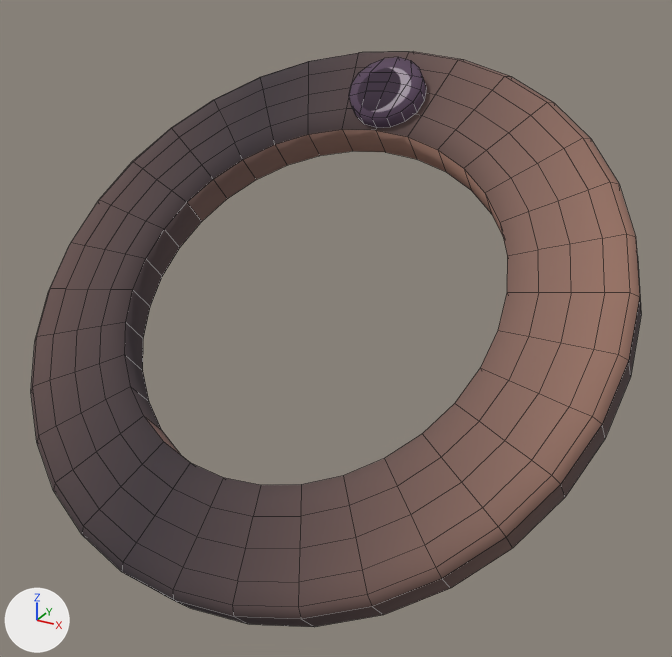
Two versions of the FBX model Assets/Imports/Schijf1.fbx, one commit apart.
The view is the same before and after, from a camera (50 mm lens) standing at (-0.976, -1.572, 2.15) and looking at (-1.853, 0.021, 1.354). Lighting does not change. The marker at lower left points along +X, +Y and +Z. Mesh edges are drawn as thin lines.

The older version as bpy lines, for what is in view:
```python
me_cylinder_002 = bpy.data.meshes.new('Cylinder.002')
me_cylinder_002.from_pydata(...)  # 297 vertices, 256 faces; spans x -0.66..0.66, y -0.514..0.527, z -0.462..0.458
me_cylinder_002.materials.append(mat_matt_schijf1)  # picture img_schijf1_png
ob_cylinder_001 = bpy.data.objects.new('Cylinder.001', me_cylinder_002)
ob_cylinder_001.location = (-1.9, 0.0, 1.413)
```
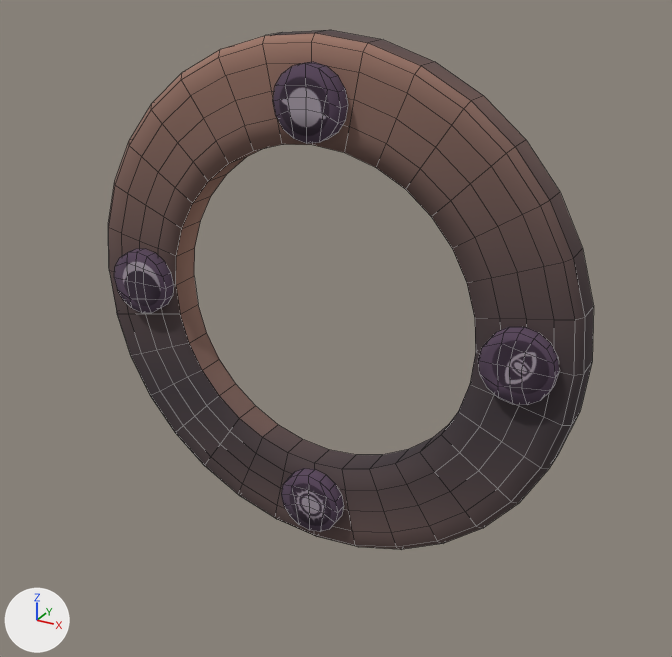
Patch to the scene script:
```diff
--- a/Assets/Imports/Schijf1.fbx.py
+++ b/Assets/Imports/Schijf1.fbx.py
@@ me_cylinder_002 @@
 # used by ob_cylinder_001; location = (-1.9, 0.0, 1.413)
-me_cylinder_002.from_pydata(...)  # 297 vertices, 256 faces; spans x -0.66..0.66, y -0.514..0.527, z -0.462..0.458
+me_cylinder_002.from_pydata(...)  # 420 vertices, 352 faces; spans x -0.581..0.576, y -0.07..0.037, z -0.578..0.578
+# me_cylinder_002 part 1: the loose piece of 256 vertices spanning x -0.66..0.66, y -0.514..0.527, z -0.462..0.458 is multiplied about the mesh origin by the matrix ((0.006, -0.661, -0.576), (0.0, 0.576, -0.661), (0.877, 0.004, 0.004))
+# me_cylinder_002 part 2: the loose piece of 41 vertices spanning x -0.086..0.086, y 0.272..0.423, z 0.313..0.454 is multiplied about the mesh origin by the matrix ((0.006, -0.661, -0.576), (0.0, 0.576, -0.661), (0.877, 0.004, 0.004))
+# me_cylinder_002 part 3: the loose piece of 41 vertices spanning x -0.086..0.086, y 0.272..0.423, z 0.313..0.454 is copied, and the copy is turned 48.9 degrees about the x axis through its middle and scaled by 0.877, then moved by (0.004, -0.401, 0.068); it spans x -0.071..0.08, y -0.07..-0.037, z 0.376..0.527
+# me_cylinder_002 part 4: a new loose piece of 41 vertices spanning x 0.382..0.533, y -0.07..-0.037, z -0.078..0.072, in mat_matt_schijf1 (picture img_schijf1_png)
+# me_cylinder_002 part 5: a new loose piece of 41 vertices spanning x -0.077..0.074, y -0.07..-0.037, z -0.532..-0.381, in mat_matt_schijf1 (picture img_schijf1_png)
 me_cylinder_002.materials.append(mat_matt_schijf1)
@@ ob_cylinder_001 @@
 ob_cylinder_001 = bpy.data.objects.new('Cylinder.001', me_cylinder_002)
-ob_cylinder_001.location = (-1.9, 0.0, 1.413)
+ob_cylinder_001.location = (-1.9, 0.05, 1.375)
```

Boxes (x1, y1, x2, y2) around the edits, measured in the pictures (672 x 657 px; the box of a moved part takes in the faces that stretch with it):
'Cylinder.001', reshaped, moved (20% narrower, 10% shorter)
    before: (31, 52, 641, 627)
    after: (108, 30, 594, 550)
part 1 of me_cylinder_002, moved or reshaped
    before: (31, 52, 641, 627)
    after: (108, 30, 594, 550)
part 2 of me_cylinder_002, moved or reshaped
    before: (349, 57, 427, 128)
    after: (114, 249, 174, 313)
part 3 of me_cylinder_002, added
    after: (273, 62, 348, 144)
part 4 of me_cylinder_002, added
    after: (478, 327, 559, 405)
part 5 of me_cylinder_002, added
    after: (281, 468, 344, 532)
